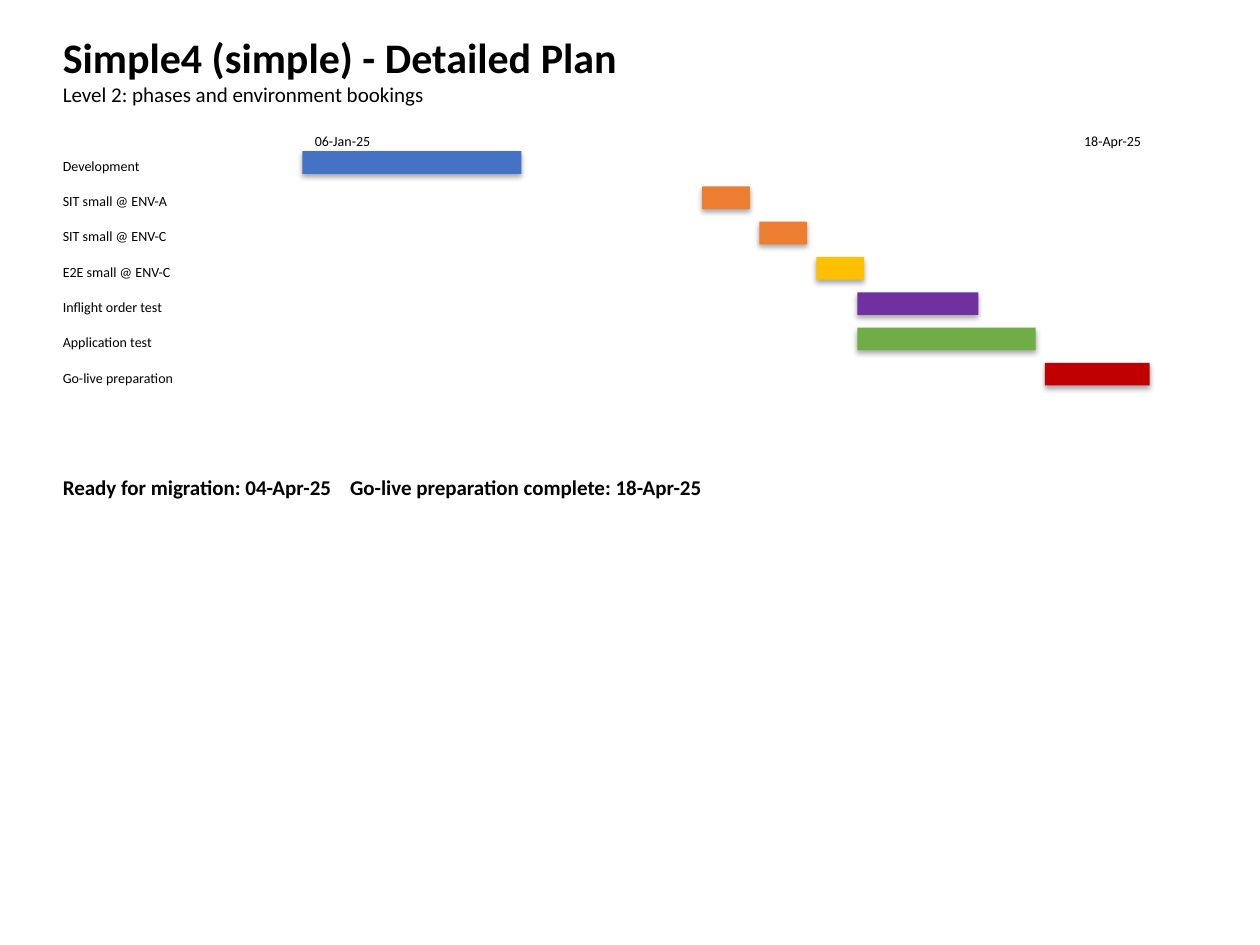
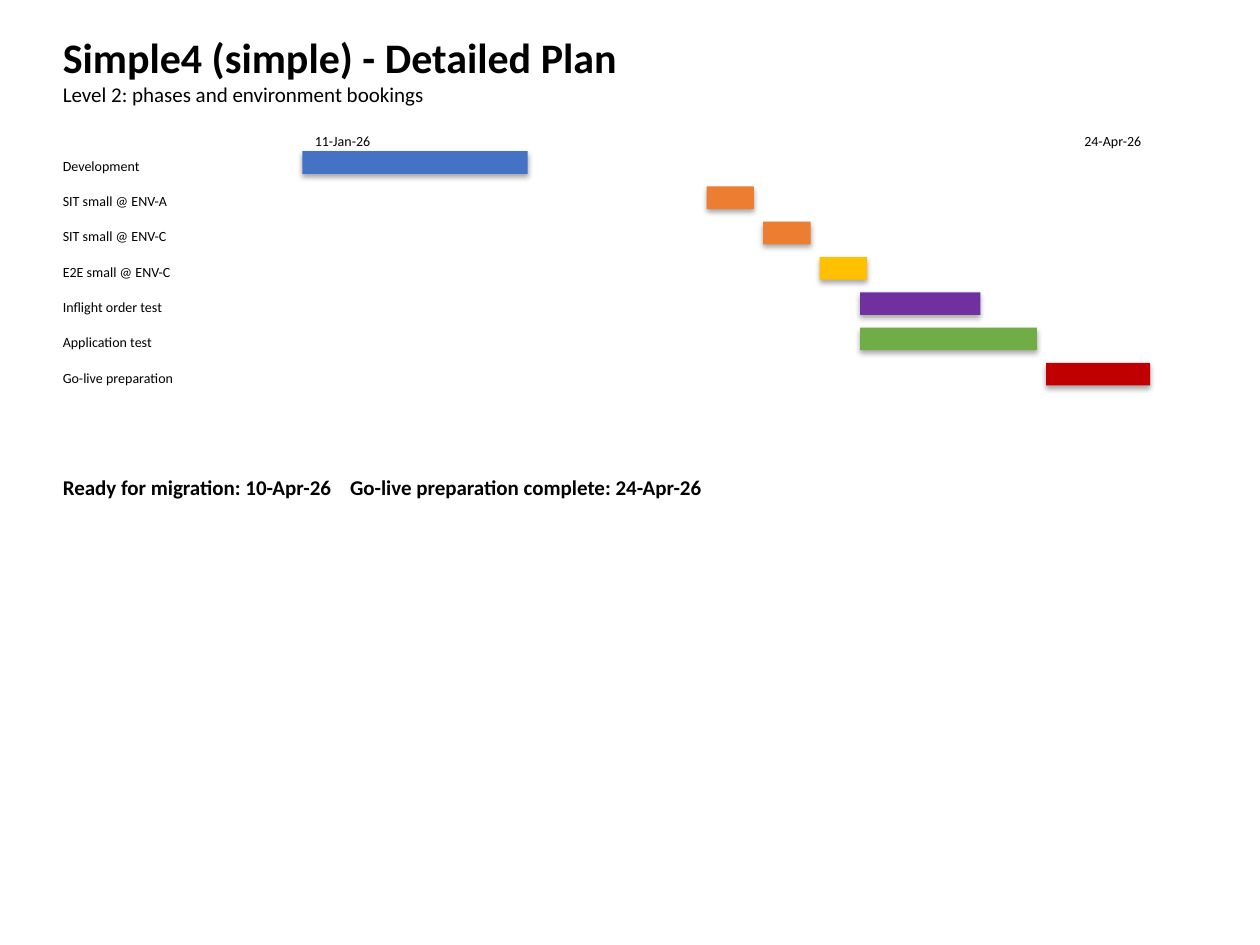
Before and after one commit to larsrude/projplan40, a slide deck: slide 7 of migration_plan.pptx. Drawn at 1260x945 pixels with LibreOffice and Linux fonts; fonts in the diff are those of the drawing. Boxes give left, top, right and bottom in pixels: in the first picture for what was removed or moved away, otherwise in the second. Text is boxed around its words. In the diff, an @@ line names an element or a change of style, - is before the commit and + after.

```diff
--- a/migration_plan.pptx
+++ b/migration_plan.pptx
@@ text at box(315, 136, 371, 146): text changed @@
-06-Jan-25
+11-Jan-26
@@ text at box(1084, 136, 1141, 149): text changed @@
-18-Apr-25
+24-Apr-26
@@ rectangle: place and size @@
-rectangle at box(302, 151, 522, 174)
+rectangle at box(302, 151, 528, 174)
@@ 5 rectangles: place and size @@
-5 rectangles at box(702, 186, 1036, 350)
+5 rectangles at box(707, 186, 1037, 350)
@@ text at box(63, 480, 702, 499): text changed @@
-Ready for migration: 04-Apr-25 Go-live preparation complete: 18-Apr-25
+Ready for migration: 10-Apr-26 Go-live preparation complete: 24-Apr-26
```
Also in this commit, not shown: 8 other slides changed, 1 other file.
